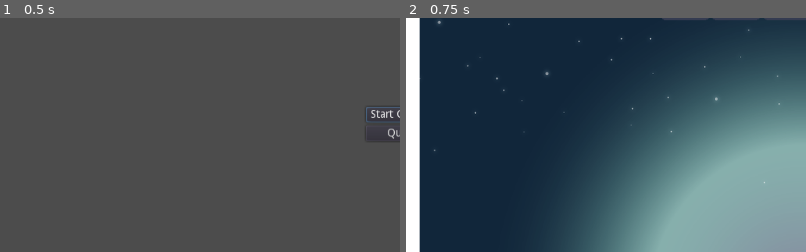
Above: before the commit, frames 1-2 (left to right).
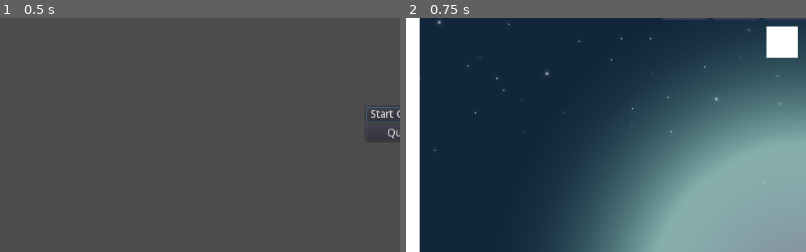
Above: after the commit, the same moments.

Repository: kadowanie/pong
Game: Godot game, scene res://mainMenu.tscn
Two runs of this game, one before a commit and one after it. Both use one fixed random seed, a clock stepped at 60 frames per second and the inputs below. The engine's default icon, where the game draws it, is replaced by a stand-in: a white triangle on a blue panel in a dark square.
Inputs:
- Up to frame 1 (0.5 s): no input
- Up to frame 2 (0.75 s): click "Start Game" at 0.5 s
The pictures show only the part of the screen within x 0-50%, y 27-77%; the shares and areas given below are measured in that part.

Frame 1 is identical in both runs. In frame 2, 1.1% of the frame differs, in the area x 90-98%, y 3-18%.

Commit message:
Added brick class for variants
also changed win condition checking

Diff:
--- /dev/null
+++ b/BrickBonus.gd
@@ -0,0 +1,24 @@
+extends Brick
+
+#var brick= load("brick.gd")
+#var bonusshit = brick.new()
+
+
+# Called when the node enters the scene tree for the first time.
+func _ready():
+
+	#bonusshit.life = 3
+	life=3
+	#var ballNode = get_tree().get_root().find_node("ball",true,false)
+	#ballNode.connect("hitted_by_ball",self,"hit")
+func bonus():
+	if life==3:
+		$ColorRect.color = Color(255, 0, 0, 1)
+	if life==2:
+		$ColorRect.color = Color(0, 255, 0, 1)
+	if life==1:
+		pass
+
+# Called every frame. 'delta' is the elapsed time since the previous frame.
+#func _process(delta):
+#	pass
--- a/ball.gd
+++ b/ball.gd
@@ -1,7 +1,8 @@
 extends KinematicBody2D
 
-var speed = 300
+var speed = 600
 var velocity = Vector2()
+var damage = 1
 func _ready():
 	start()
 
@@ -9,15 +10,18 @@
 	velocity = Vector2(speed, 0).rotated(rand_range(0,360))
 
 func _physics_process(delta):
+	check()
 	var collision = move_and_collide(velocity * delta)
 	if collision:
 		velocity = velocity.bounce(collision.normal)
 		if collision.collider.is_in_group("Brick"):
-			collision.collider.queue_free()
-			if get_tree().get_nodes_in_group("Brick").size()==1:
-				alert("you win!", "Victory!")
+			if collision.collider.has_method("hit"):
+				collision.collider.hit(damage)
+
 		if collision.collider.is_in_group("floor"):
 			alert("you lose", "game over")
+
+
 func alert(text: String, title: String='Message'):
 	var dialog = AcceptDialog.new()
 	dialog.dialog_text = text
@@ -26,5 +30,8 @@
 	add_child(dialog)
 	dialog.popup_centered()
 	get_tree().paused = true
-		#if collision.collider.has_method("hit"):
-			#collision.collider.hit()
+
+
+func check():
+	if get_tree().get_nodes_in_group("Brick").size()==0:
+		alert("you win!", "Victory!")
--- a/brick.gd
+++ b/brick.gd
@@ -1,16 +1,19 @@
 extends StaticBody2D
 
-
+class_name Brick
 # Declare member variables here. Examples:
-# var a = 2
-# var b = "text"
-
+var life =1
 
 # Called when the node enters the scene tree for the first time.
 func _ready():
-	pass # Replace with function body.
+	pass
 
 
-# Called every frame. 'delta' is the elapsed time since the previous frame.
-#func _process(delta):
-#	pass
+func hit(damage):
+	bonus()
+	life=life-damage
+	if life == 0:
+		self.queue_free()
+
+func bonus():
+	pass
--- a/brick.tscn
+++ b/brick.tscn
@@ -11,7 +11,7 @@
 collision_mask = 14
 script = ExtResource( 2 )
 
-[node name="CollisionShape2D" type="CollisionShape2D" parent="."]
+[node name="CollisionShape2D2" type="CollisionShape2D" parent="."]
 position = Vector2( -0.5, 0.5 )
 shape = SubResource( 1 )
 
--- /dev/null
+++ b/brickBonus.tscn
@@ -0,0 +1,19 @@
+[gd_scene load_steps=3 format=2]
+
+[ext_resource path="res://BrickBonus.gd" type="Script" id=1]
+
+[sub_resource type="RectangleShape2D" id=1]
+extents = Vector2( 20, 20 )
+
+[node name="brick3lifes" type="StaticBody2D" groups=["Brick"]]
+script = ExtResource( 1 )
+
+[node name="CollisionShape2D" type="CollisionShape2D" parent="."]
+position = Vector2( 0, 1 )
+shape = SubResource( 1 )
+
+[node name="ColorRect" type="ColorRect" parent="."]
+margin_left = -20.0
+margin_top = -19.0
+margin_right = 20.0
+margin_bottom = 21.0
--- a/game.tscn
+++ b/game.tscn
@@ -1,10 +1,11 @@
-[gd_scene load_steps=6 format=2]
+[gd_scene load_steps=7 format=2]
 
 [ext_resource path="res://wall.tscn" type="PackedScene" id=1]
 [ext_resource path="res://game.gd" type="Script" id=2]
 [ext_resource path="res://brick.tscn" type="PackedScene" id=3]
 [ext_resource path="res://ground.tscn" type="PackedScene" id=4]
 [ext_resource path="res://assets/background/layers/sky.png" type="Texture" id=5]
+[ext_resource path="res://brickBonus.tscn" type="PackedScene" id=6]
 
 [node name="Node2D" type="Node"]
 script = ExtResource( 2 )
@@ -41,3 +42,6 @@
 
 [node name="ground" parent="." instance=ExtResource( 4 )]
 z_index = 1
+
+[node name="brick3lifes" parent="." instance=ExtResource( 6 )]
+position = Vector2( 484, 194 )
--- a/project.godot
+++ b/project.godot
@@ -7,6 +7,16 @@
 ;   param=value ; assign values to parameters
 
 config_version=4
+
+_global_script_classes=[ {
+"base": "StaticBody2D",
+"class": "Brick",
+"language": "GDScript",
+"path": "res://brick.gd"
+} ]
+_global_script_class_icons={
+"Brick": ""
+}
 
 [application]
 
